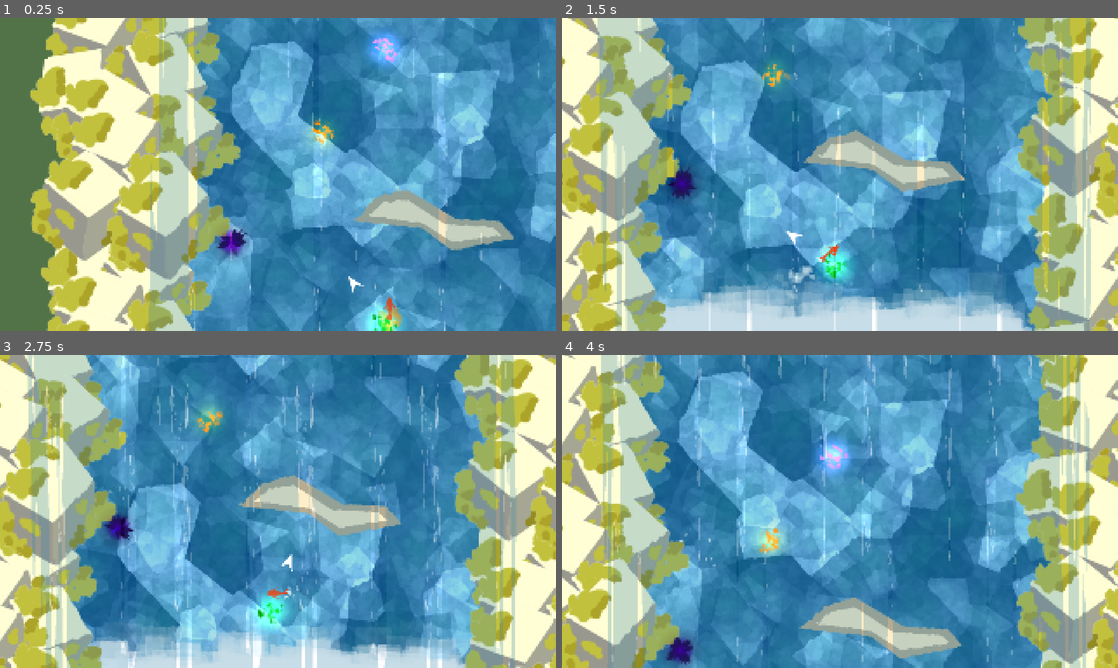
Above: before the commit, frames 1-4 (two rows, left to right).
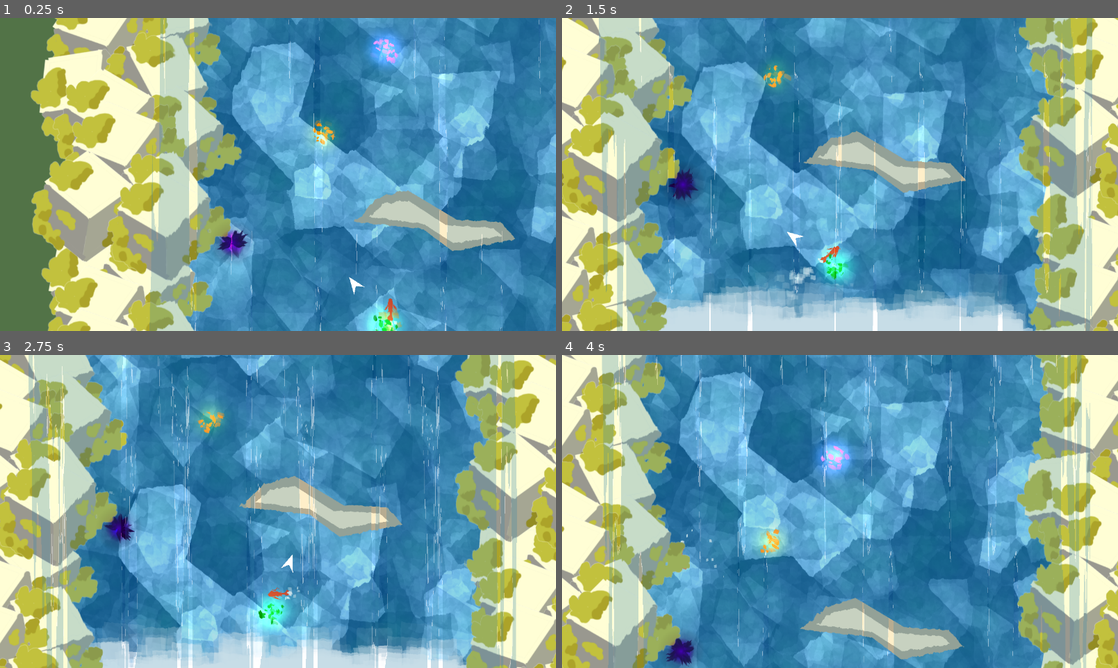
Above: after the commit, the same moments.

Repository: ojaskavathe/cascade
Game: Godot game, scene res://game.tscn
Same seed, same stepped clock (60 frames per second), same inputs: the game is played once before the commit and once after it. The engine's default icon, where the game draws it, is replaced by a stand-in: a white triangle on a blue panel in a dark square.
Inputs (mouse positions are in pixels of both pictures, inside the frame that each line leads up to):
- Up to frame 1 (0.25 s): no input
- Up to frame 2 (1.5 s): move the mouse to (962, 158) at 0.52 s; hold D (right) from 0.53 s (still down); tap Space (jump) at 0.77 s; move the mouse to (728, 190) at 1.27 s
- Up to frame 3 (2.75 s): tap Space (jump) at 1.52 s; move the mouse to (333, 442) at 2.02 s; release D (right) at 2.03 s; hold A (left) from 2.03 s (still down)
- Up to frame 4 (4 s): move the mouse to (812, 574) at 2.77 s; release A (left) at 2.78 s; hold D (right) from 2.78 s (still down); tap Space (jump) at 3.02, 3.77 s; move the mouse to (1006, 558) at 3.52 s

The runs differ from the first frame. In frame 1, 6.7% of the frame differs, in the area x 5-100%, y 0-100%; in frame 2, 8.6%; in frame 3, 10%, in the area x 0-100%, y 0-100%; in frame 4, 8.9%.

Commit message:
3d waterfall transition holyyyyy

Diff:
--- a/game.gd
+++ b/game.gd
@@ -41,15 +41,26 @@
 	scene.get_node("BottomKillzone").get_node("KillZone").monitoring = true
 
 func _new_lg():
+	$NewLG.start()
+
+
+func _on_new_lg_timeout() -> void:
+	print("hehe")
 	var lg_ref: Node2D = currentScene.get_parent().get_parent()
-	var next_lg_idx: int = lg_ref.name.substr(3).to_int() + 1
-	var next_lg: Node2D = lg_ref.get_parent().get_node("LG_" + str(next_lg_idx));
+	# var next_lg_idx: int = lg_ref.name.substr(3).to_int() + 1
+	# var next_lg: Node2D = lg_ref.get_parent().get_node("LG_" + str(next_lg_idx));
+	var next_lg: Node2D = lg_ref;
 
 	if next_lg:
 		var left_rocks: Node2D = next_lg.get_node("LeftRocks")
 		var right_rocks: Node2D = next_lg.get_node("RightRocks")
+		var water_plane: Node2D = next_lg.get_node("waterPlane")
 
 		var tween = get_tree().create_tween()
 		tween.set_parallel();
-		tween.tween_property(left_rocks, "position", Vector2(0, left_rocks.position.y), 2).set_trans(Tween.TRANS_CUBIC)
-		tween.tween_property(right_rocks, "position", Vector2(0, right_rocks.position.y), 2).set_trans(Tween.TRANS_CUBIC)
+
+		tween.tween_property(next_lg, "scale", Vector2.ONE * 1, 1.3).set_trans(Tween.TRANS_SPRING)
+		# tween.tween_property(next_lg, "position", Vector2(next_lg.position.x, next_lg.position.y+240), 1.3).set_trans(Tween.TRANS_SPRING)
+		tween.tween_property(water_plane, "scale", Vector2(1, 0), 1.3).set_trans(Tween.TRANS_SPRING)
+		# tween.tween_property(left_rocks, "position", Vector2(0, left_rocks.position.y), 2).set_trans(Tween.TRANS_CUBIC)
+		# tween.tween_property(right_rocks, "position", Vector2(0, right_rocks.position.y), 2).set_trans(Tween.TRANS_CUBIC)
--- a/game.tscn
+++ b/game.tscn
@@ -6,11 +6,20 @@
 [ext_resource type="PackedScene" uid="uid://beenaw7n1s61s" path="res://level_group/lg_0.tscn" id="3_spgvv"]
 [ext_resource type="PackedScene" uid="uid://dcykdm8vsc242" path="res://level_group/lg_1.tscn" id="5_6myex"]
 [ext_resource type="Shader" path="res://assets/shader/pixelate.gdshader" id="6_nhf58"]
+[ext_resource type="PackedScene" path="res://entity/object/kill_zone.tscn" id="7_51qdx"]
 
 [sub_resource type="ShaderMaterial" id="ShaderMaterial_36upk"]
 shader = ExtResource("6_nhf58")
 shader_parameter/x = 320
 shader_parameter/y = 180
+
+[sub_resource type="WorldBoundaryShape2D" id="WorldBoundaryShape2D_0706v"]
+normal = Vector2(1, 0)
+distance = -480.0
+
+[sub_resource type="WorldBoundaryShape2D" id="WorldBoundaryShape2D_emdu7"]
+normal = Vector2(-1, 0)
+distance = -480.0
 
 [node name="Game" type="Node2D"]
 script = ExtResource("1_07ca5")
@@ -23,12 +32,13 @@
 [node name="LevelGroups" type="Node2D" parent="."]
 
 [node name="LG_1" parent="LevelGroups" instance=ExtResource("5_6myex")]
-position = Vector2(0, -2506)
+position = Vector2(629, -1952)
 
 [node name="LG_0" parent="LevelGroups" instance=ExtResource("3_spgvv")]
 
 [node name="PixelPostProcess" type="CanvasLayer" parent="."]
 layer = 100
+visible = false
 
 [node name="ColorRect" type="ColorRect" parent="PixelPostProcess"]
 material = SubResource("ShaderMaterial_36upk")
@@ -38,3 +48,18 @@
 grow_horizontal = 2
 grow_vertical = 2
 metadata/_edit_use_anchors_ = true
+
+[node name="KillZone" parent="." instance=ExtResource("7_51qdx")]
+position = Vector2(640, 0)
+
+[node name="Left" type="CollisionShape2D" parent="KillZone"]
+shape = SubResource("WorldBoundaryShape2D_0706v")
+
+[node name="Right" type="CollisionShape2D" parent="KillZone"]
+shape = SubResource("WorldBoundaryShape2D_emdu7")
+
+[node name="NewLG" type="Timer" parent="."]
+wait_time = 1.5
+one_shot = true
+
+[connection signal="timeout" from="NewLG" to="." method="_on_new_lg_timeout"]
--- a/level_group/lg_0.tscn
+++ b/level_group/lg_0.tscn
@@ -1,19 +1,10 @@
-[gd_scene load_steps=9 format=3 uid="uid://beenaw7n1s61s"]
+[gd_scene load_steps=6 format=3 uid="uid://beenaw7n1s61s"]
 
 [ext_resource type="PackedScene" uid="uid://clyk282cyamie" path="res://level/debug_0.tscn" id="1_6niij"]
 [ext_resource type="PackedScene" uid="uid://db6esycu3r0ut" path="res://entity/waterfall/waterfall.tscn" id="4_f443m"]
 [ext_resource type="PackedScene" uid="uid://bohi4cl1p4ipa" path="res://entity/waterfall/waterfall_background.tscn" id="5_egt5m"]
 [ext_resource type="PackedScene" uid="uid://ba2n4nf5j2cpv" path="res://entity/object/foam.tscn" id="6_0wh8e"]
-[ext_resource type="PackedScene" path="res://entity/object/kill_zone.tscn" id="7_7scns"]
 [ext_resource type="PackedScene" uid="uid://468m7kol4t1" path="res://entity/object/rocks.tscn" id="8_hhwa6"]
-
-[sub_resource type="WorldBoundaryShape2D" id="WorldBoundaryShape2D_lphgc"]
-normal = Vector2(1, 0)
-distance = -480.0
-
-[sub_resource type="WorldBoundaryShape2D" id="WorldBoundaryShape2D_y6q1a"]
-normal = Vector2(-1, 0)
-distance = -480.0
 
 [node name="LG_0" type="Node2D"]
 
@@ -46,16 +37,6 @@
 
 [node name="Foam" parent="." instance=ExtResource("6_0wh8e")]
 
-[node name="KillZone" parent="." instance=ExtResource("7_7scns")]
-
-[node name="Left" type="CollisionShape2D" parent="KillZone"]
-position = Vector2(640, 648)
-shape = SubResource("WorldBoundaryShape2D_lphgc")
-
-[node name="Right" type="CollisionShape2D" parent="KillZone"]
-position = Vector2(640, 648)
-shape = SubResource("WorldBoundaryShape2D_y6q1a")
-
 [node name="LeftRocks" type="Node2D" parent="."]
 position = Vector2(0, 385)
 
--- a/level_group/lg_1.tscn
+++ b/level_group/lg_1.tscn
@@ -1,24 +1,17 @@
-[gd_scene load_steps=10 format=3 uid="uid://dcykdm8vsc242"]
+[gd_scene load_steps=7 format=3 uid="uid://dcykdm8vsc242"]
 
 [ext_resource type="PackedScene" uid="uid://clyk282cyamie" path="res://level/debug_0.tscn" id="1_3gg2f"]
 [ext_resource type="PackedScene" uid="uid://b1c5iccen6h2c" path="res://level/debug_1.tscn" id="2_4byue"]
 [ext_resource type="PackedScene" uid="uid://db6esycu3r0ut" path="res://entity/waterfall/waterfall.tscn" id="4_mr0ug"]
 [ext_resource type="PackedScene" uid="uid://bohi4cl1p4ipa" path="res://entity/waterfall/waterfall_background.tscn" id="5_e8jay"]
 [ext_resource type="PackedScene" uid="uid://ba2n4nf5j2cpv" path="res://entity/object/foam.tscn" id="6_ua02a"]
-[ext_resource type="PackedScene" path="res://entity/object/kill_zone.tscn" id="7_mekiy"]
 [ext_resource type="PackedScene" uid="uid://468m7kol4t1" path="res://entity/object/rocks.tscn" id="8_f52tn"]
 
-[sub_resource type="WorldBoundaryShape2D" id="WorldBoundaryShape2D_lphgc"]
-normal = Vector2(1, 0)
-distance = -480.0
-
-[sub_resource type="WorldBoundaryShape2D" id="WorldBoundaryShape2D_y6q1a"]
-normal = Vector2(-1, 0)
-distance = -480.0
-
 [node name="LG_1" type="Node2D"]
+scale = Vector2(0.7, 0.7)
 
 [node name="levels" type="Node2D" parent="."]
+position = Vector2(-641, -763)
 
 [node name="Debug0" parent="levels" instance=ExtResource("1_3gg2f")]
 position = Vector2(-14, 11)
@@ -28,35 +21,27 @@
 
 [node name="waterfall" parent="." instance=ExtResource("4_mr0ug")]
 z_index = 2
-position = Vector2(640, -300)
+position = Vector2(0, -1100)
 scale = Vector2(8, 18)
 metadata/_edit_lock_ = true
 
 [node name="WaterfallBackground" parent="." instance=ExtResource("5_e8jay")]
 z_index = -2
+position = Vector2(-641, -763)
 
 [node name="WaterfallBackground2" parent="." instance=ExtResource("5_e8jay")]
 z_index = -2
-position = Vector2(0, -720)
+position = Vector2(-641, -1483)
 
 [node name="WaterfallBackground3" parent="." instance=ExtResource("5_e8jay")]
 z_index = -2
-position = Vector2(0, -1440)
+position = Vector2(-641, -2203)
 
 [node name="Foam" parent="." instance=ExtResource("6_ua02a")]
-
-[node name="KillZone" parent="." instance=ExtResource("7_mekiy")]
-
-[node name="Left" type="CollisionShape2D" parent="KillZone"]
-position = Vector2(640, 648)
-shape = SubResource("WorldBoundaryShape2D_lphgc")
-
-[node name="Right" type="CollisionShape2D" parent="KillZone"]
-position = Vector2(640, 648)
-shape = SubResource("WorldBoundaryShape2D_y6q1a")
+position = Vector2(-1, -43)
 
 [node name="LeftRocks" type="Node2D" parent="."]
-position = Vector2(200, 0)
+position = Vector2(-615, -698)
 
 [node name="Rocks" parent="LeftRocks" instance=ExtResource("8_f52tn")]
 
@@ -67,7 +52,7 @@
 position = Vector2(11, -752)
 
 [node name="RightRocks" type="Node2D" parent="."]
-position = Vector2(-200, 0)
+position = Vector2(-615, -678)
 
 [node name="Rocks2" parent="RightRocks" instance=ExtResource("8_f52tn")]
 position = Vector2(1236, 12)
@@ -77,3 +62,7 @@
 
 [node name="Rocks4" parent="RightRocks" instance=ExtResource("8_f52tn")]
 position = Vector2(1248, -764)
+
+[node name="waterPlane" type="Polygon2D" parent="."]
+modulate = Color(0.459196, 0.00190405, 0.706767, 1)
+polygon = PackedVector2Array(-450, 0, -720, 240, 720, 240, 450, 0)
Not shown: 4 places in entity/waterfall/waterfall_background.tscn that only renumber resources
Not shown: 1 places in game.tscn that only renumber resources
